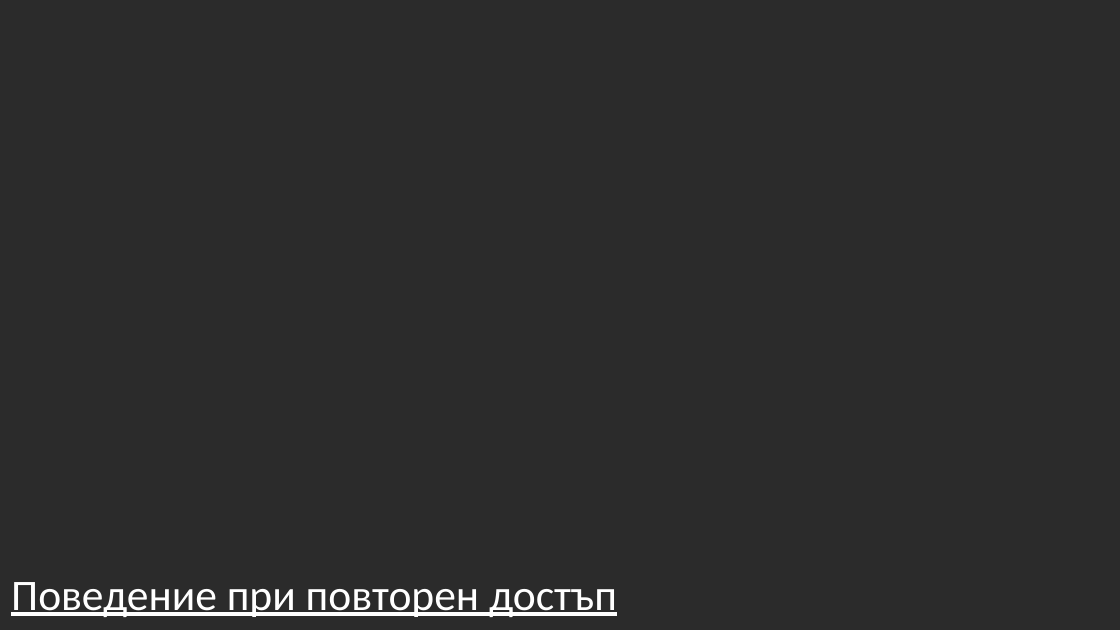
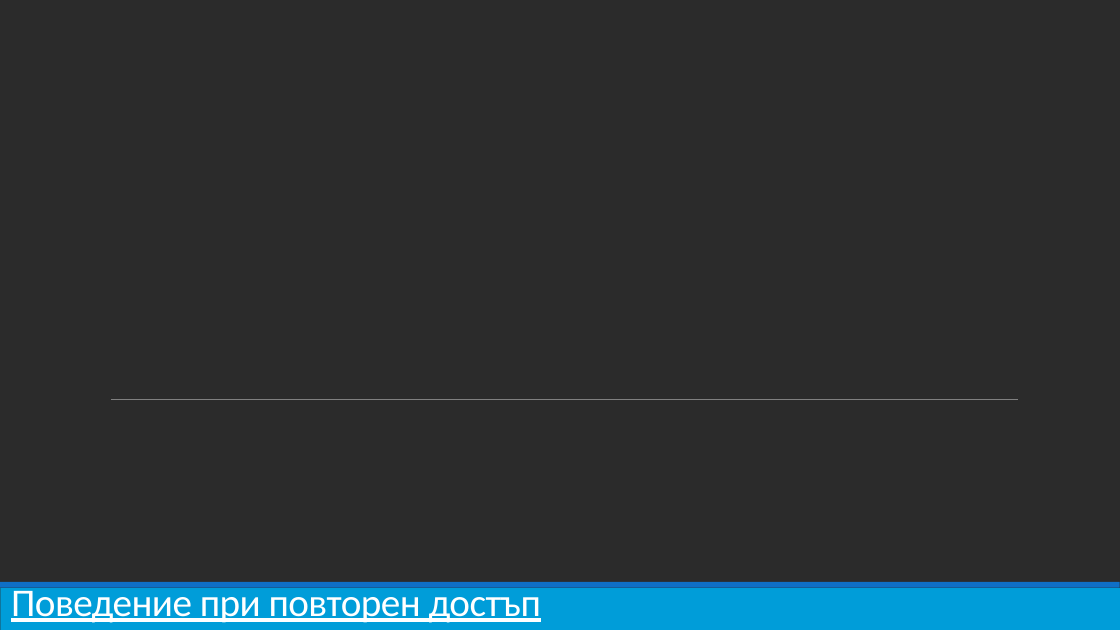
Before and after one commit to pgee-dzi2024/ThemePP_2612, a slide deck: slide 11 of DR/Защита.pptx. Drawn at 1120x630 pixels with LibreOffice and Linux fonts; fonts in the diff are those of the drawing; background and template pictures are left out; a plain dark background stands for a picture behind light text. Boxes give left, top, right and bottom in pixels: in the first picture for what was removed or moved away, otherwise in the second. Text is boxed around its words. In the diff, an @@ line names an element or a change of style, - is before the commit and + after.

```diff
--- a/DR/Защита.pptx
+++ b/DR/Защита.pptx
@@ line added from (111, 399) to (1018, 399), #808080 0.5 pt @@
@@ title "Поведение при повторен достъп" at (11,583,541,623): size 28 to 25.2 pt, letter spacing 0 to -0.4 pt; line spacing 1 to 0.85 @@
@@ rectangle added at (0,588,1120,630), fill #009DD9 @@
@@ rectangle added at (0,582,1120,588), fill #0F6FC6 @@
```
Also in this commit, not shown: 10 other slides changed, 2 slides added, 2 slides removed.
